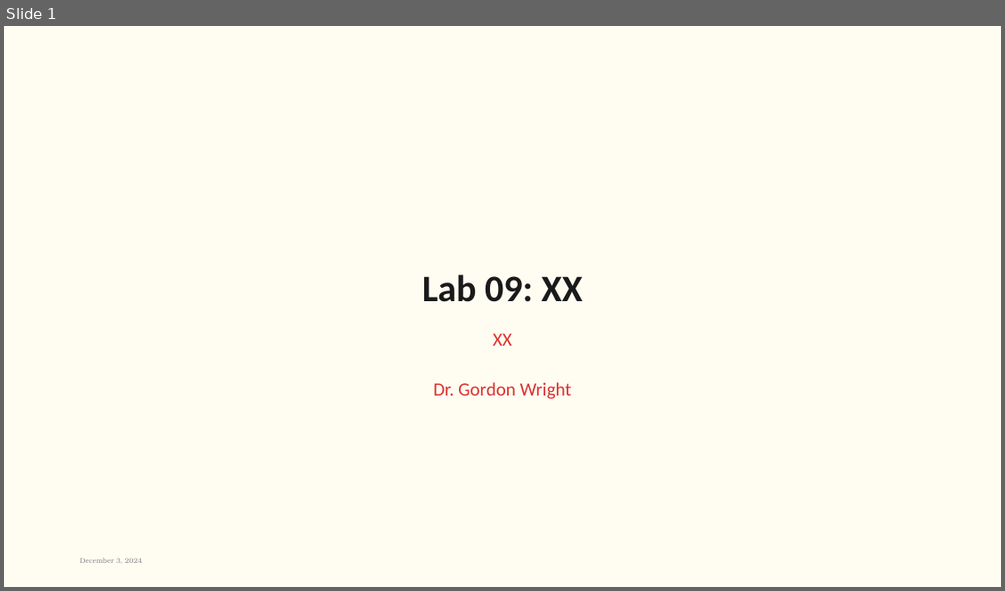
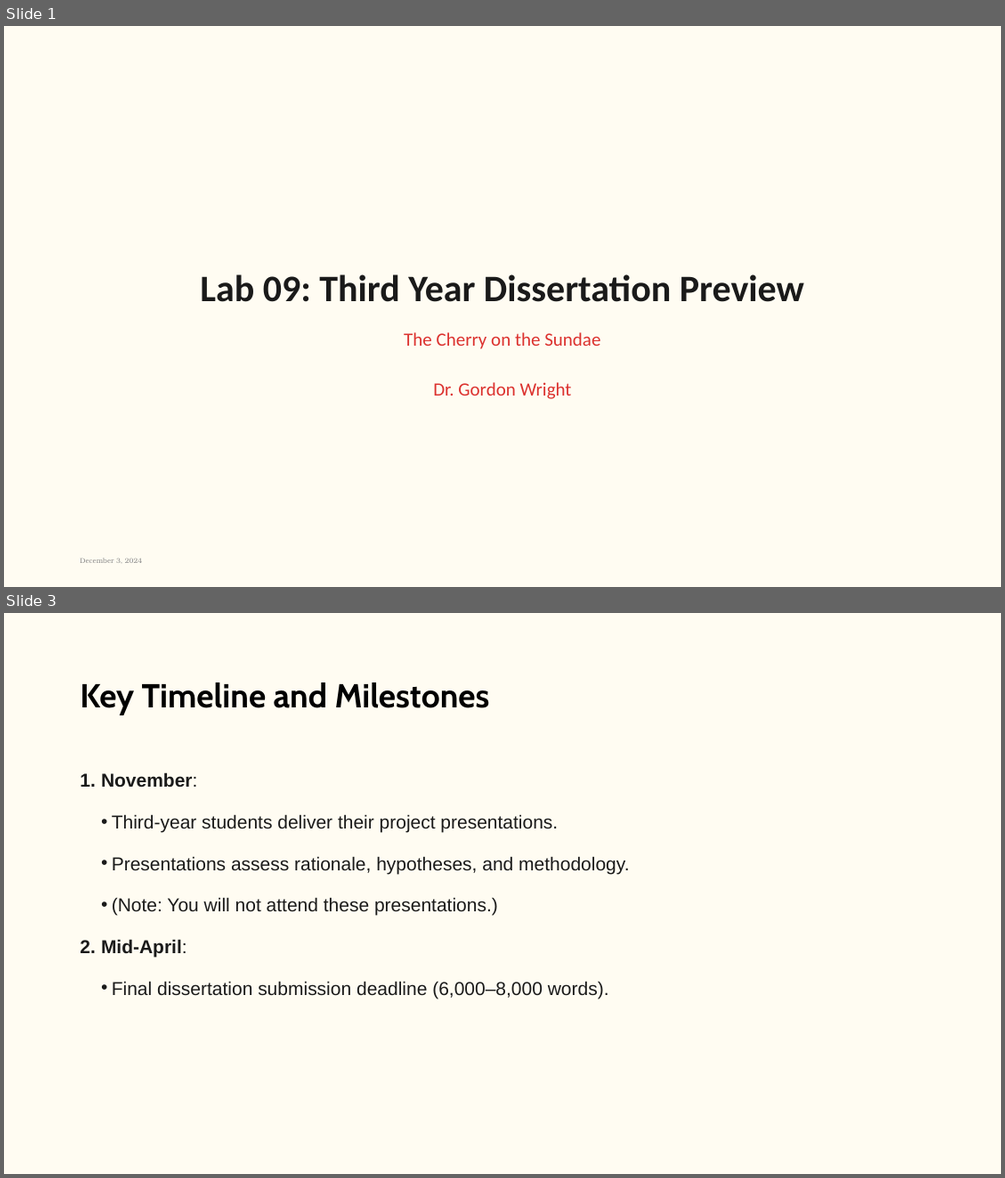
Before and after one commit to LittleMonkeyLab/PS52007Dslides, a slide deck: week09/lab.pptx. Shown one above the other, each under a label of ours: slide 1 before the commit, slides 1 and 3 after it; the slides between them are not shown. The pictures are 1005x591 and 1005x1178 pixels, drawn with LibreOffice and Linux fonts; fonts in the diff are those of the drawing; background and template pictures are left out. Boxes give left, top, right and bottom in pixels: in the first picture for what was removed or moved away, otherwise in the second. Text is boxed around its words. In the diff, an @@ line names an element or a change of style, - is before the commit and + after.

```diff
--- a/week09/lab.pptx
+++ b/week09/lab.pptx
@@ slide 3 added at box(4, 613, 1001, 1174), background #FFFCF2 @@
@@ title added at box(80, 682, 490, 714), 32 pt, text #000000, bold @@
+Key Timeline and Milestones
@@ text added at box(101, 772, 629, 998), 18 pt, text #1A1A1A @@
+1. November:
+  • Third-year students deliver their project presentations.
+  • Presentations assess rationale, hypotheses, and methodology.
+  • (Note: You will not attend these presentations.)
+2. Mid-April:
+  • Final dissertation submission deadline (6,000–8,000 words).
@@ slide 1 changed as well @@
@@ title at box(200, 274, 804, 302): text changed @@
-Lab 09: XX
+Lab 09: Third Year Dissertation Preview
@@ subtitle at box(404, 332, 600, 399): text changed @@
-XX
-Dr. Gordon Wright
+The Cherry on the Sundae
+Dr. Gordon Wright
```
Also in this commit, not shown: 16 other slides added, 2 slides removed, 37 other files.
